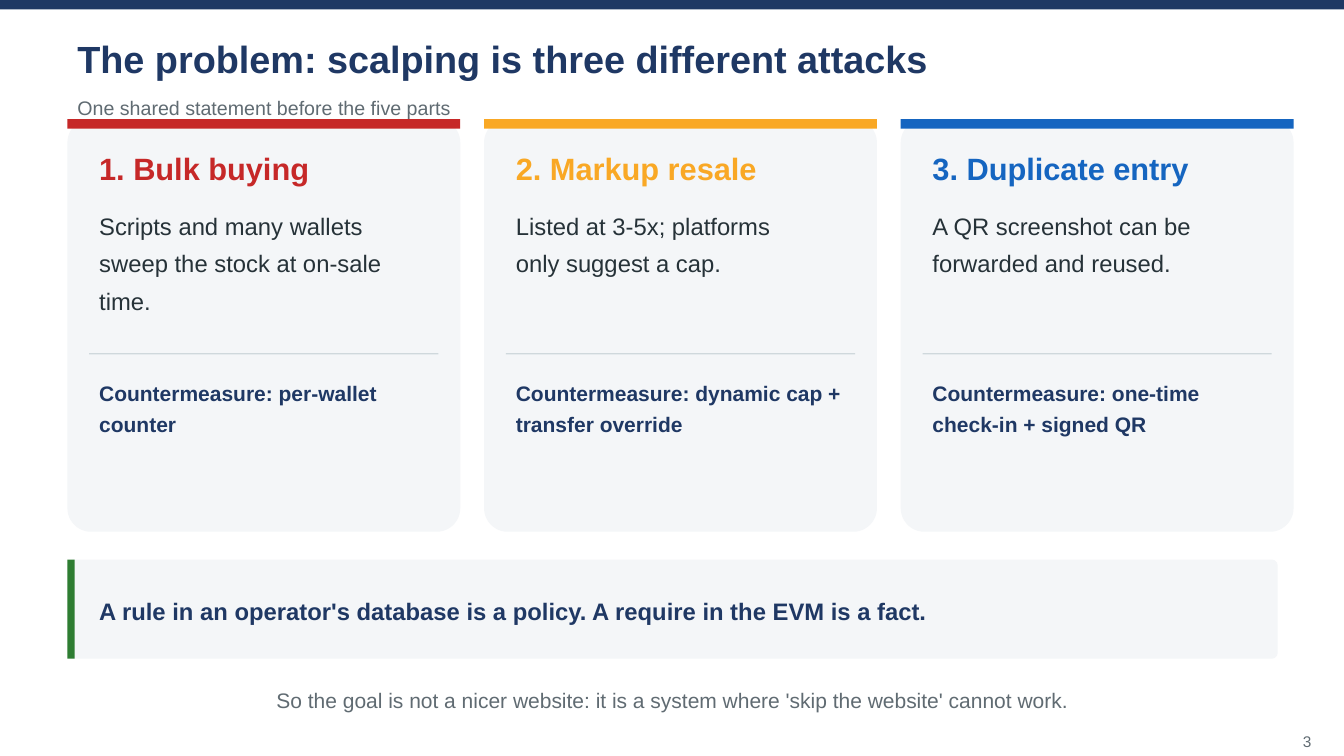
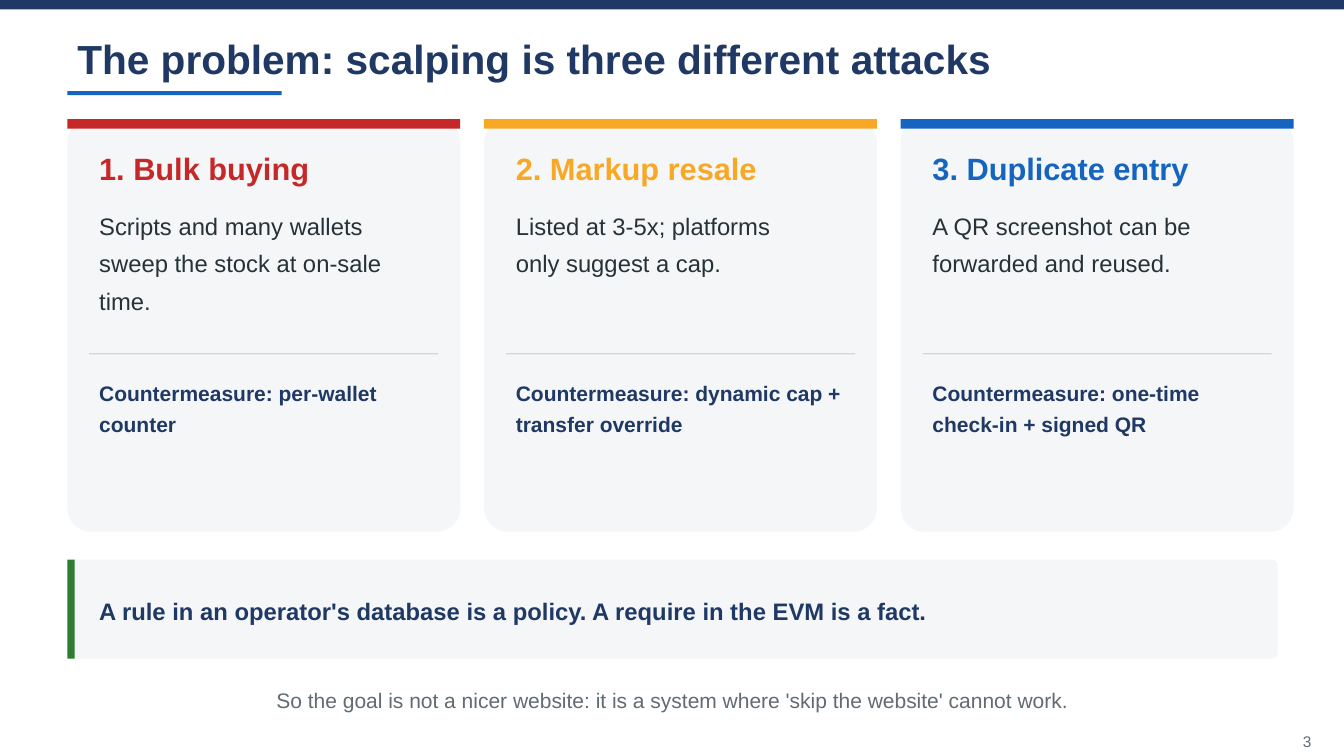
Before and after one commit to wangzai-dao/FTEC5520_AntiScalping, a slide deck: slide 3 of presentation/final_presentation.pptx. Drawn at 1344x756 pixels with LibreOffice and Linux fonts; fonts in the diff are those of the drawing. Boxes give left, top, right and bottom in pixels: in the first picture for what was removed or moved away, otherwise in the second. Text is boxed around its words. In the diff, an @@ line names an element or a change of style, - is before the commit and + after.

Commit message:
Remove the subtitle line under every slide title
The grey kicker under each title ('No page builds a raw transaction', 'Every
negative case is forced on chain', ...) is gone. In its place a short rule in the
part colour sits under the title, so the title band still reads as a band without
repeating the headline in smaller type.

Titles grow by 2 pt to fill the space: 32 / 29 / 26 pt by length (was 30 / 27 / 24).
title_bar() keeps the kicker argument so call sites did not change; it is simply
no longer drawn.

```diff
--- a/presentation/final_presentation.pptx
+++ b/presentation/final_presentation.pptx
@@ text "The problem: scalping is three ..." at box(77, 44, 991, 82): size 27 to 29 pt @@
@@ rectangle added at box(68, 92, 282, 96), fill #1565C0 @@
@@ text removed at box(77, 101, 451, 120) @@
-One shared statement before the five parts
```
Also in this commit, not shown: 15 other slides changed, 1 other file.
